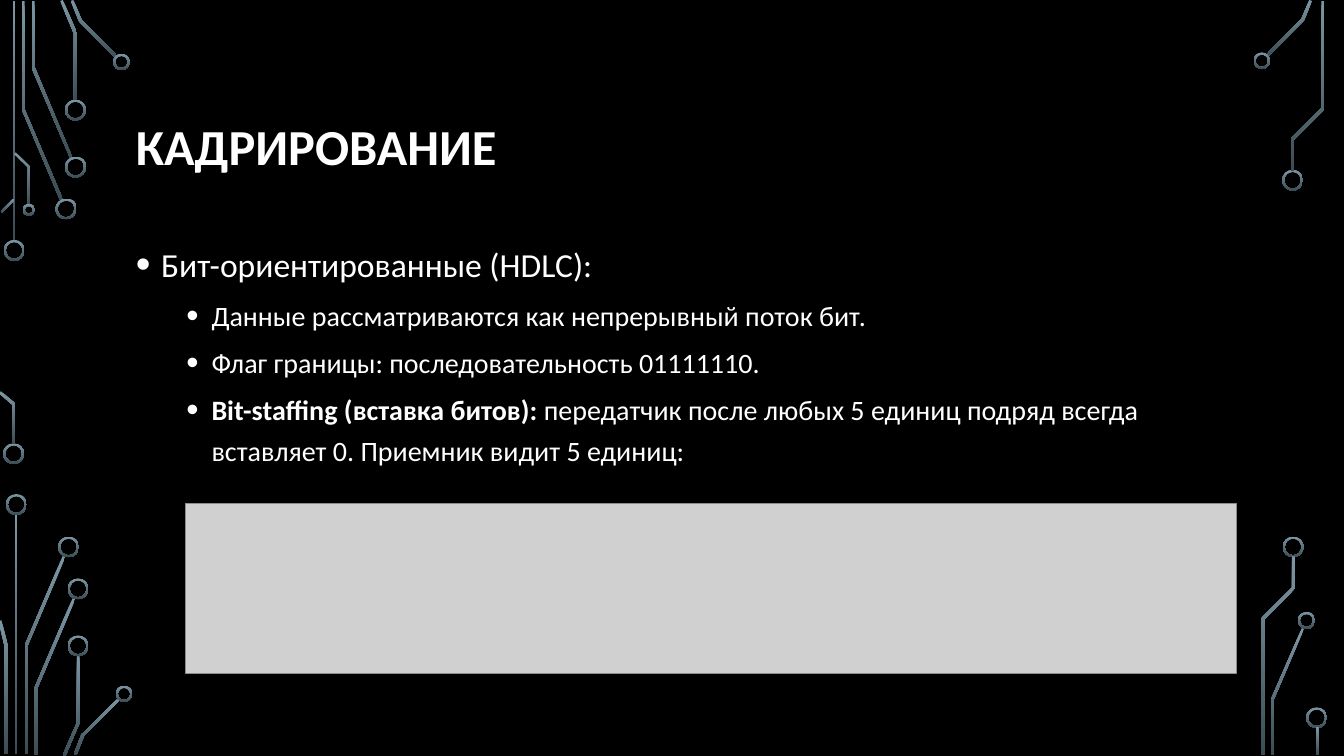
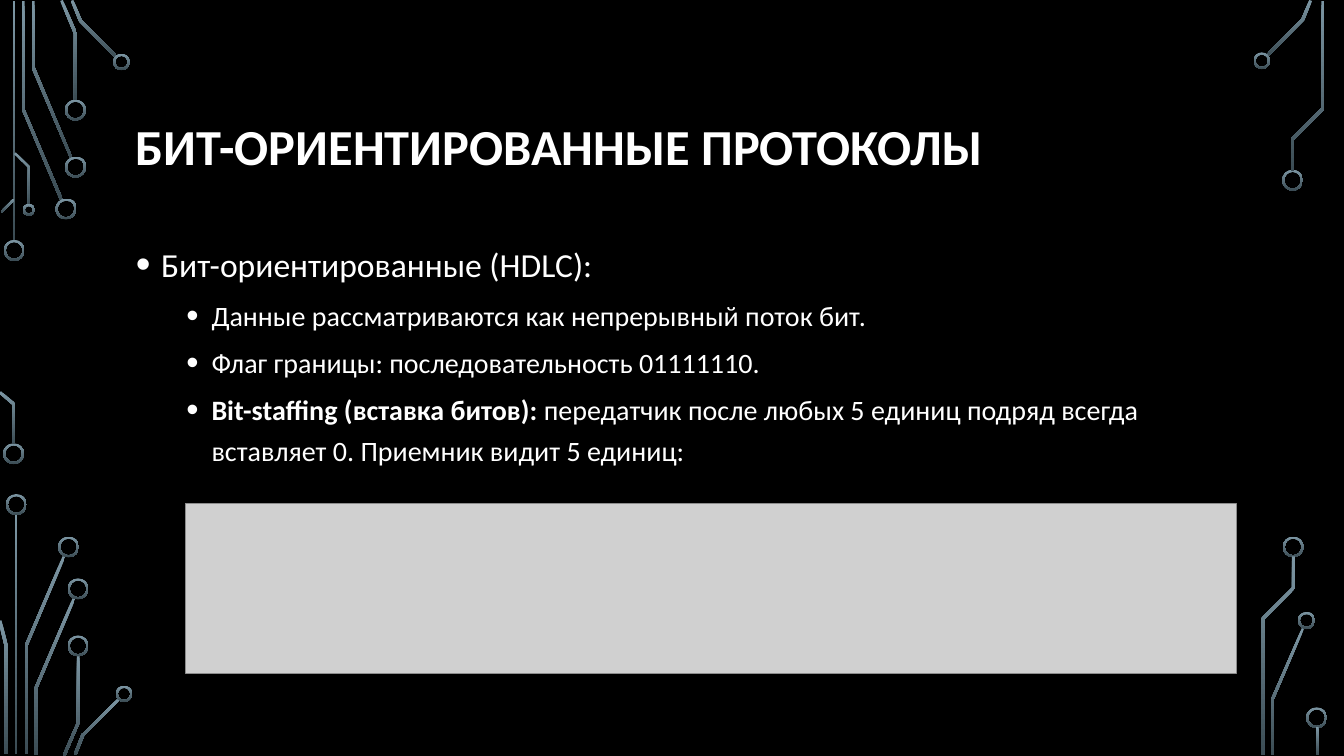
Before and after one commit to nhtgale/itn, a slide deck: slide 7 of 1.4 Direct Links/1.4 Direct Links.pptx (slide 6 before the commit). Drawn at 1344x756 pixels with LibreOffice and Linux fonts; fonts in the diff are those of the drawing; grey boxes stand for pictures; background and template pictures are left out. Boxes give left, top, right and bottom in pixels: in the first picture for what was removed or moved away, otherwise in the second. Text is boxed around its words. In the diff, an @@ line names an element or a change of style, - is before the commit and + after.

```diff
--- a/1.4 Direct Links/1.4 Direct Links.pptx
+++ b/1.4 Direct Links/1.4 Direct Links.pptx
@@ title at <box>136,132,982,166</box>: text changed @@
-КАДРИРОВАНИЕ
+БИТ-ОРИЕНТИРОВАННЫЕ ПРОТОКОЛЫ
```
Also in this commit, not shown: 3 other slides changed, 5 slides added, 11 other files.
